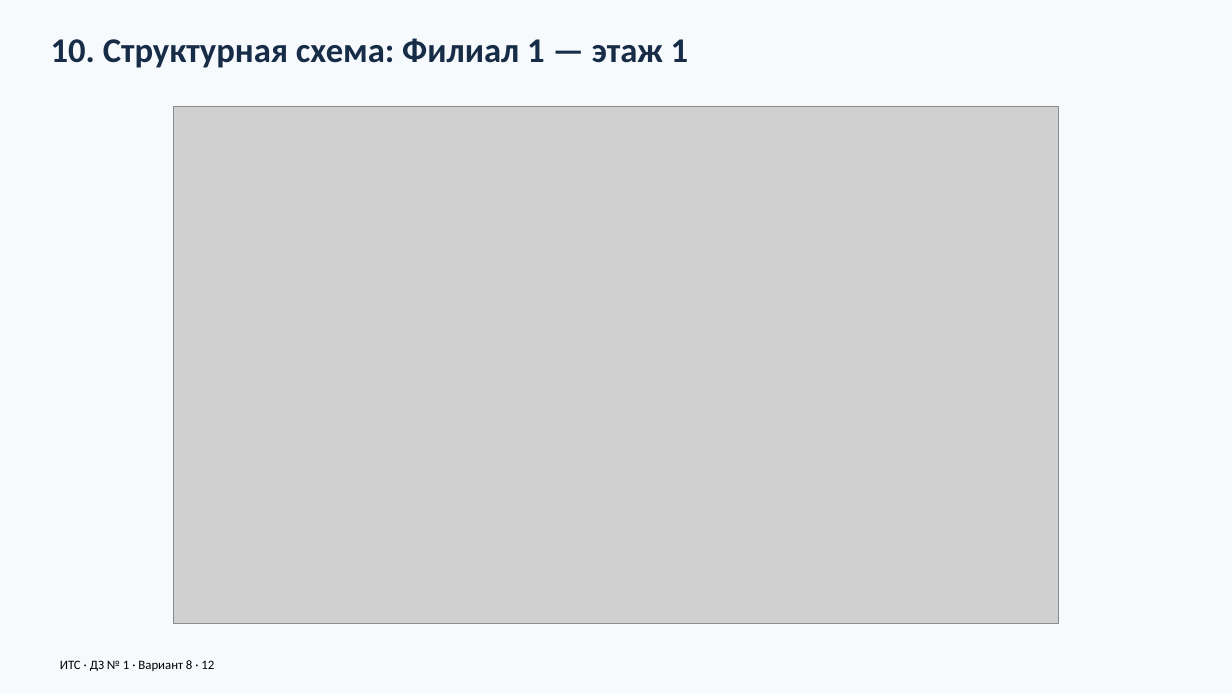
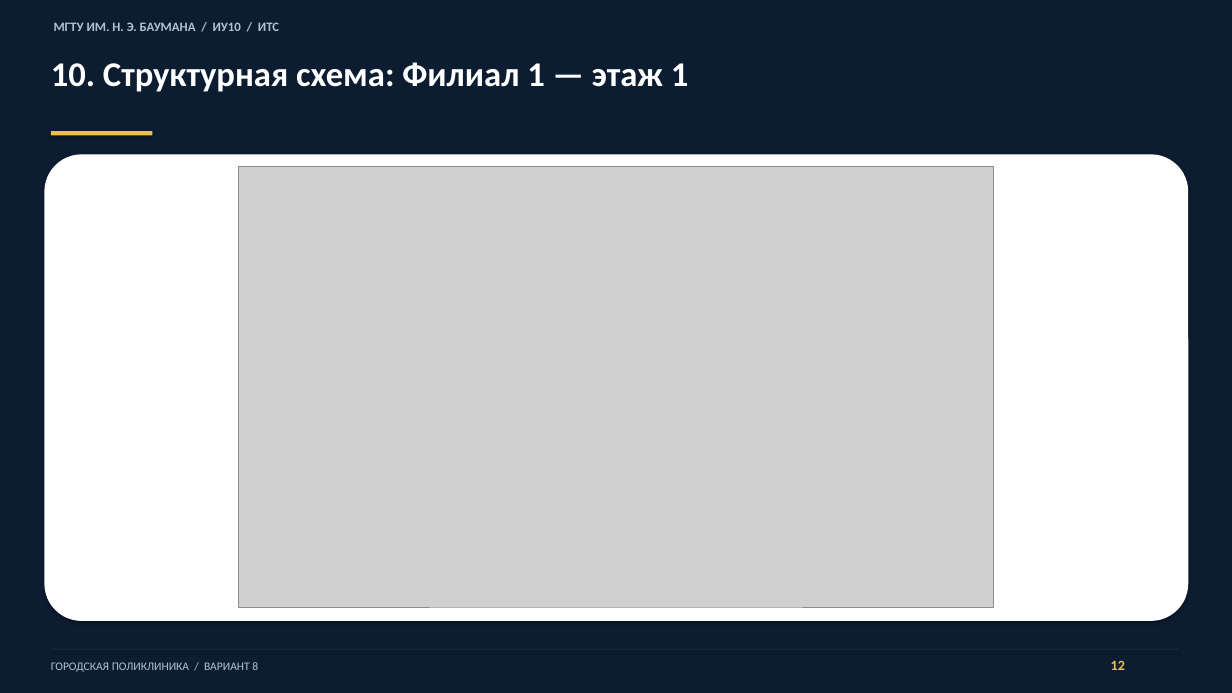
Before and after one commit to warofconnection/dz, a slide deck: slide 12 of docs/Презентация_вариант_8.pptx. Drawn at 1232x693 pixels with LibreOffice and Linux fonts; fonts in the diff are those of the drawing; grey boxes stand for pictures. Boxes give left, top, right and bottom in pixels: in the first picture for what was removed or moved away, otherwise in the second. Text is boxed around its words. In the diff, an @@ line names an element or a change of style, - is before the commit and + after.

Commit message:
Polish presentation design and neutral report wording with accepted estimate pricing

```diff
--- a/docs/Презентация_вариант_8.pptx
+++ b/docs/Презентация_вариант_8.pptx
@@ background #F7FAFD to #0C1D32 @@
@@ text added at (54,22,279,31), 10 pt, text #AFC3D3, bold @@
+МГТУ ИМ. Н. Э. БАУМАНА / ИУ10 / ИТС
@@ text "10. Структурная схема: Филиал 1 ...": place and size @@
-text "10. Структурная схема: Филиал 1 ..." at (51,38,689,68)
+text "10. Структурная схема: Филиал 1 ..." at (51,62,689,92)
@@ text "10. Структурная схема: Филиал 1 ..." at (51,62,689,92): text colour #172C47 to #FFFFFF @@
@@ rectangle added at (51,131,152,135), fill #EEBD58 @@
@@ rounded rectangle added at (44,154,1189,621), fill #FFFFFF @@
@@ picture: place and size @@
-picture at (173,106,1058,624)
+picture at (238,166,993,607)
@@ rectangle added at (51,649,1178,650), fill #162C44 @@
@@ text at (51,662,258,672): text changed; size 10 to 9 pt; text colour #000000 to #AFC3D3 @@
-ИТС · ДЗ № 1 · Вариант 8 · 12
+ГОРОДСКАЯ ПОЛИКЛИНИКА / ВАРИАНТ 8
@@ text added at (1111,660,1125,670), 11 pt, text #EEBD58, bold @@
+12
```
Also in this commit, not shown: 17 other slides changed, 7 other files.
